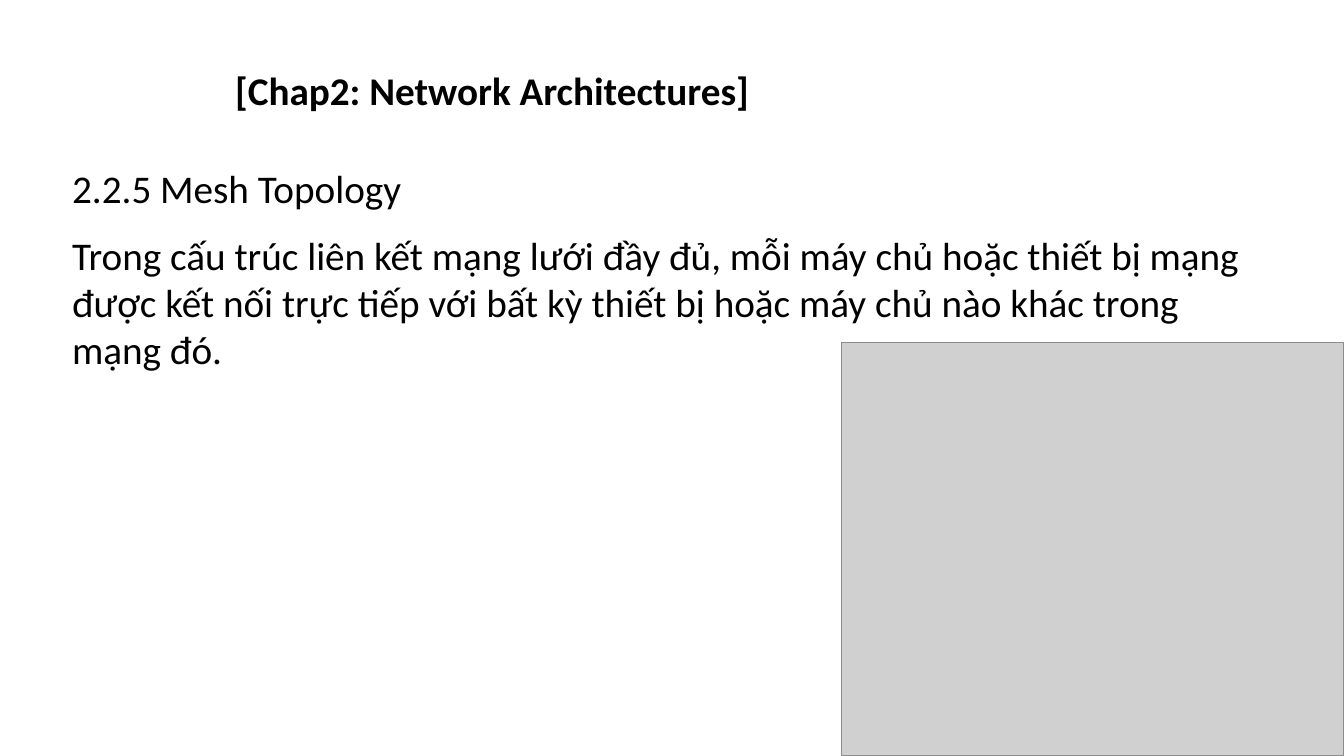
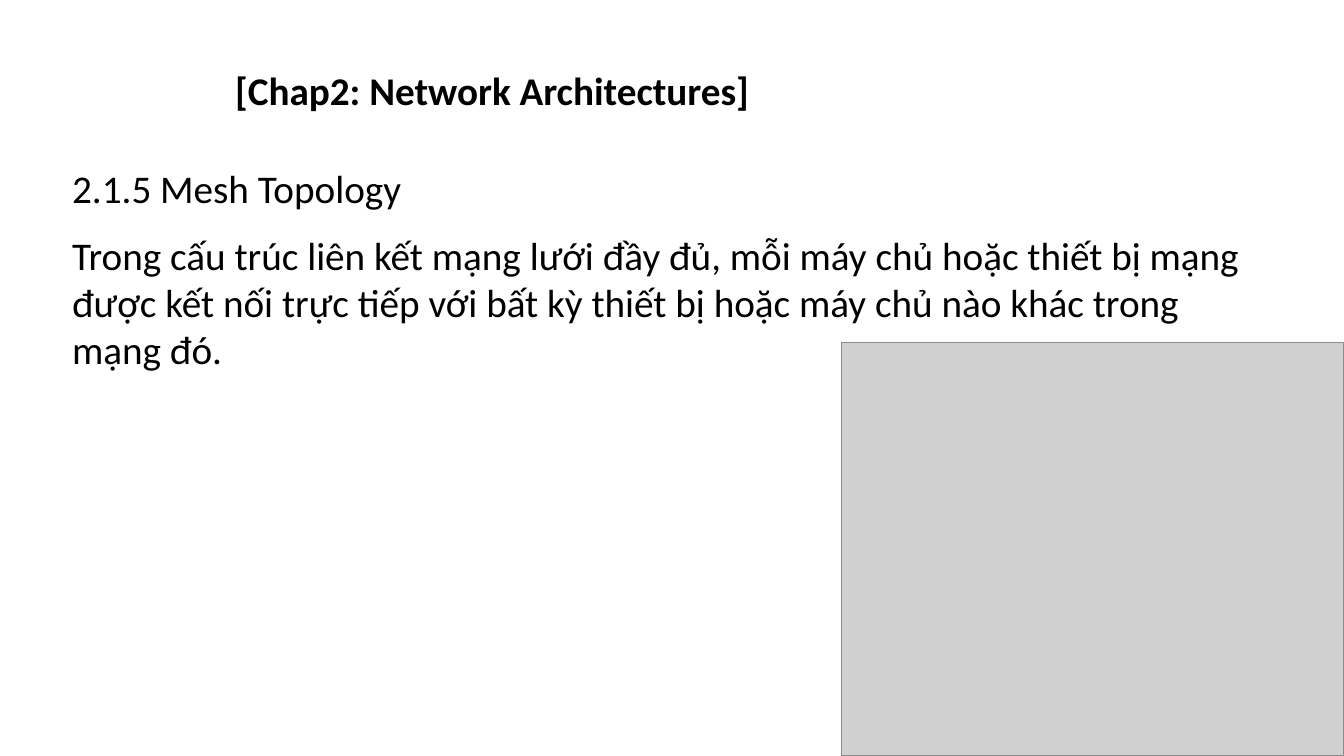
Before and after one commit to quang-vn26/Advanced-Network-Programming-Tieng-Viet-, a slide deck: slide 10 of pp1.pptx. Drawn at 1344x756 pixels with LibreOffice and Linux fonts; fonts in the diff are those of the drawing; grey boxes stand for pictures; background and template pictures are left out. Boxes give left, top, right and bottom in pixels: in the first picture for what was removed or moved away, otherwise in the second. Text is boxed around its words. In the diff, an @@ line names an element or a change of style, - is before the commit and + after.

```diff
--- a/pp1.pptx
+++ b/pp1.pptx
@@ text at (72, 175, 401, 210): text changed @@
-2.2.5 Mesh Topology
+2.1.5 Mesh Topology
```
Also in this commit, not shown: 15 other slides changed, 11 slides added, 2 slides removed.
